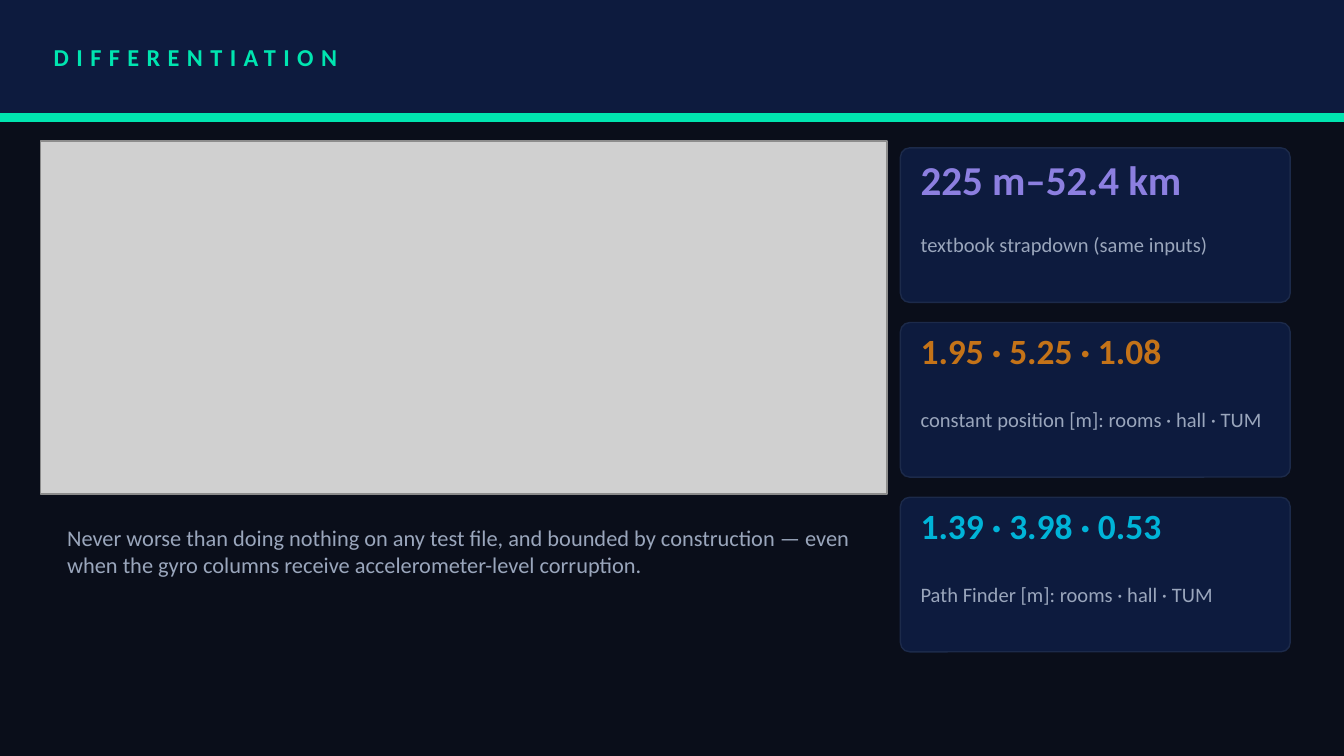
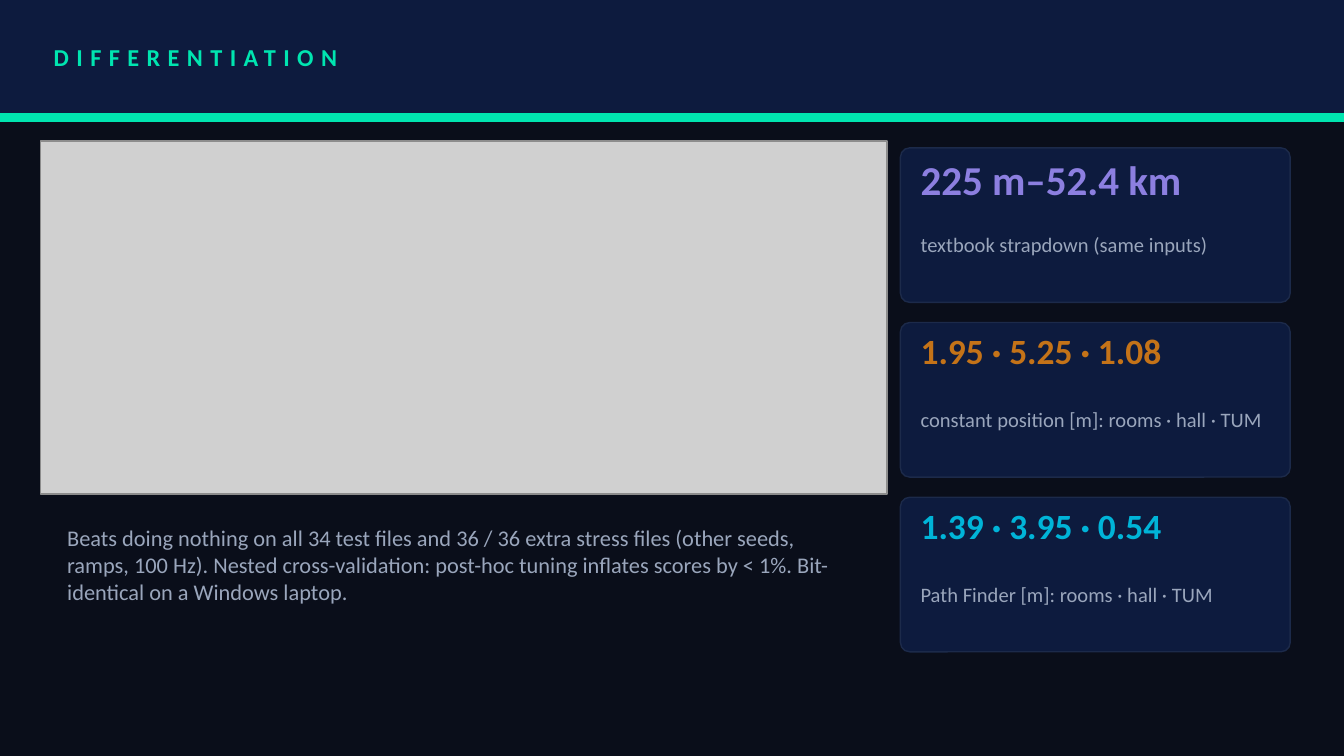
Before and after one commit to RaktimChandra/pathfinder, a slide deck: slide 6 of deck/SRMIST_vortexxx.pptx. Drawn at 1344x756 pixels with LibreOffice and Linux fonts; fonts in the diff are those of the drawing; grey boxes stand for pictures. Boxes give left, top, right and bottom in pixels: in the first picture for what was removed or moved away, otherwise in the second. Text is boxed around its words. In the diff, an @@ line names an element or a change of style, - is before the commit and + after.

```diff
--- a/deck/SRMIST_vortexxx.pptx
+++ b/deck/SRMIST_vortexxx.pptx
@@ text at <box>67,530,828,604</box>: text changed @@
-Never worse than doing nothing on any test file, and bounded by construction — even when the gyro columns receive accelerometer-level corruption.
+Beats doing nothing on all 34 test files and 36 / 36 extra stress files (other seeds, ramps, 100 Hz). Nested cross-validation: post-hoc tuning inflates scores by < 1%. Bit-identical on a Windows laptop.
@@ text at <box>921,516,1161,539</box>: text changed @@
-1.39 · 3.98 · 0.53
+1.39 · 3.95 · 0.54
```
Also in this commit, not shown: 3 other slides changed, 26 other files.
